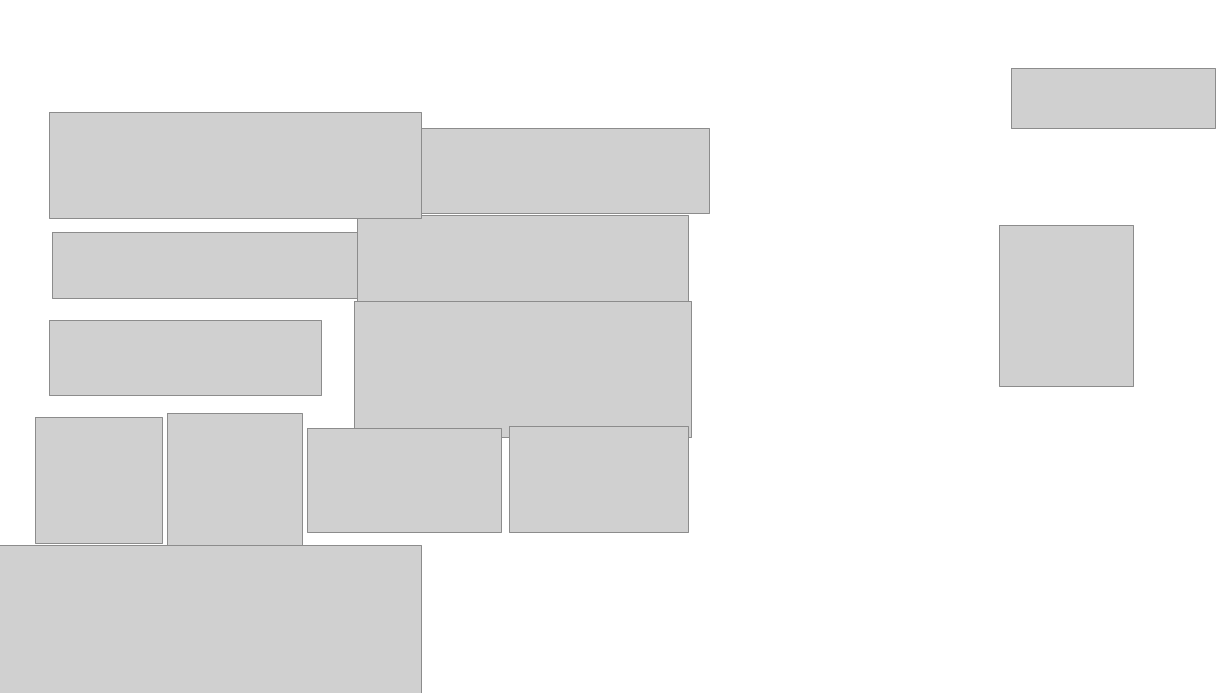
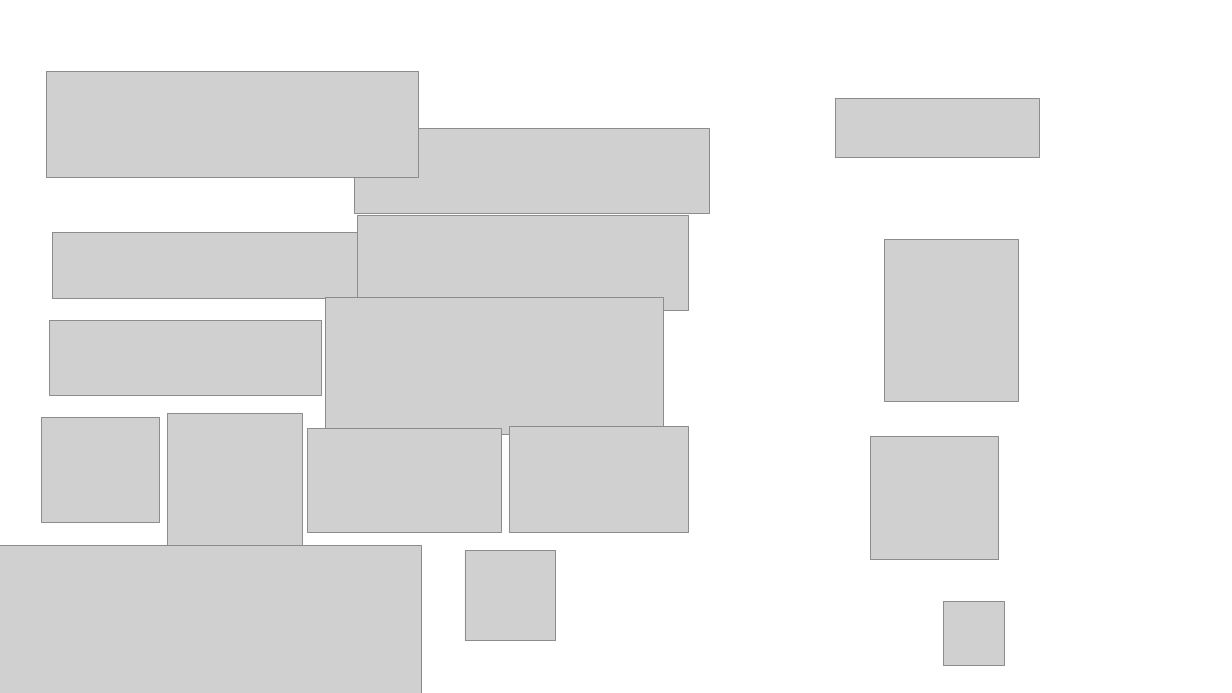
Before and after one commit to SynchronyML/TastePeptidesDB, a slide deck: slide 2 of Umami_YYDS/Paper及endnote/摘要图.pptx. Drawn at 1232x693 pixels with LibreOffice and Linux fonts; fonts in the diff are those of the drawing; grey boxes stand for pictures. Boxes give left, top, right and bottom in pixels: in the first picture for what was removed or moved away, otherwise in the second. Text is boxed around its words. In the diff, an @@ line names an element or a change of style, - is before the commit and + after.

```diff
--- a/Umami_YYDS/Paper及endnote/摘要图.pptx
+++ b/Umami_YYDS/Paper及endnote/摘要图.pptx
@@ picture: place and size @@
-picture at [49,113,421,218]
+picture at [46,72,419,177]
@@ picture: place and size @@
-picture at [1011,69,1215,129]
+picture at [836,98,1040,158]
@@ picture: place and size @@
-picture at [1000,226,1134,387]
+picture at [884,239,1019,401]
@@ picture: place and size @@
-picture at [354,301,691,438]
+picture at [325,298,663,434]
@@ picture: place and size @@
-picture at [36,418,163,544]
+picture at [42,417,160,522]
@@ picture added at [871,436,999,559] @@
@@ picture added at [465,551,555,641] @@
@@ picture added at [944,602,1005,665] @@
```
Also in this commit, not shown: 1 other slide changed, 1 slide added, 1 slide removed, 6 other files.
